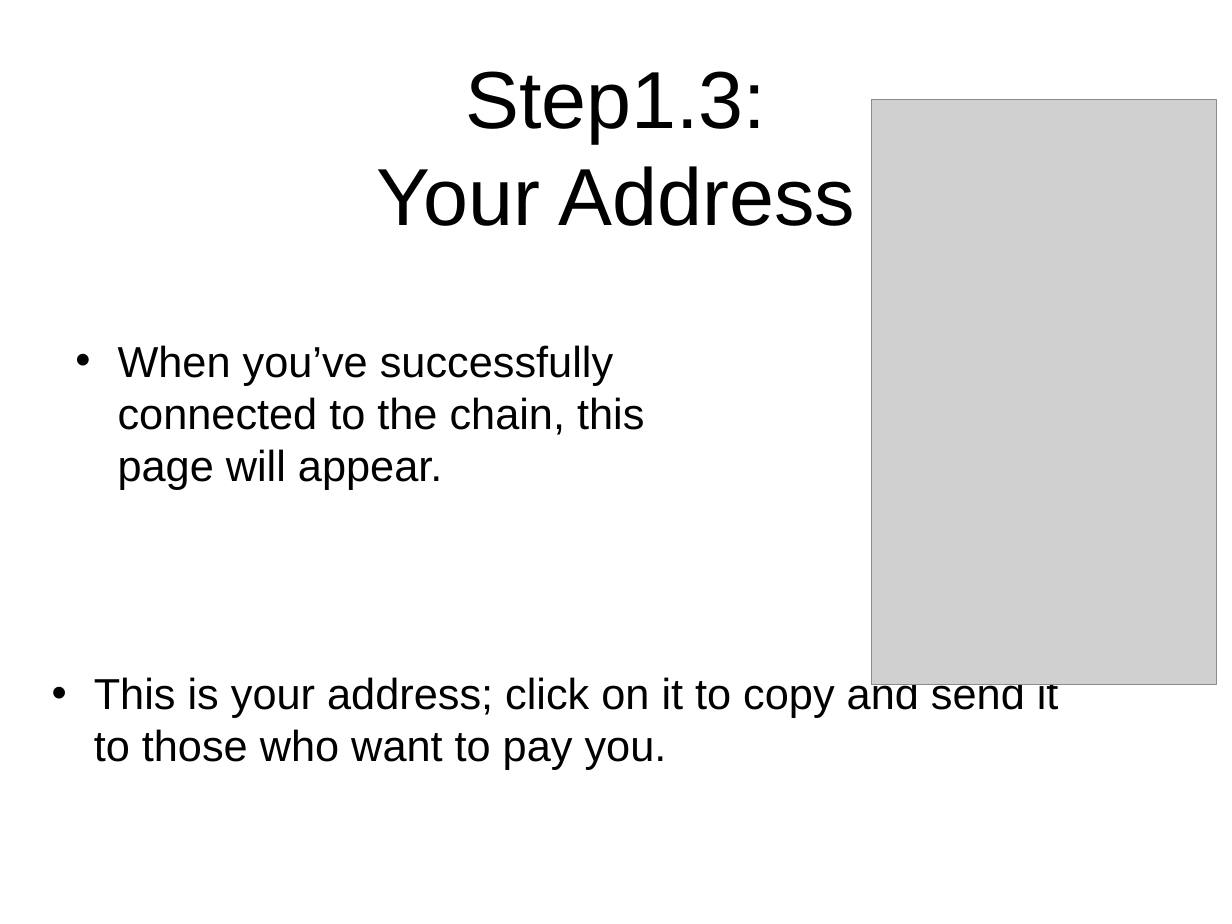
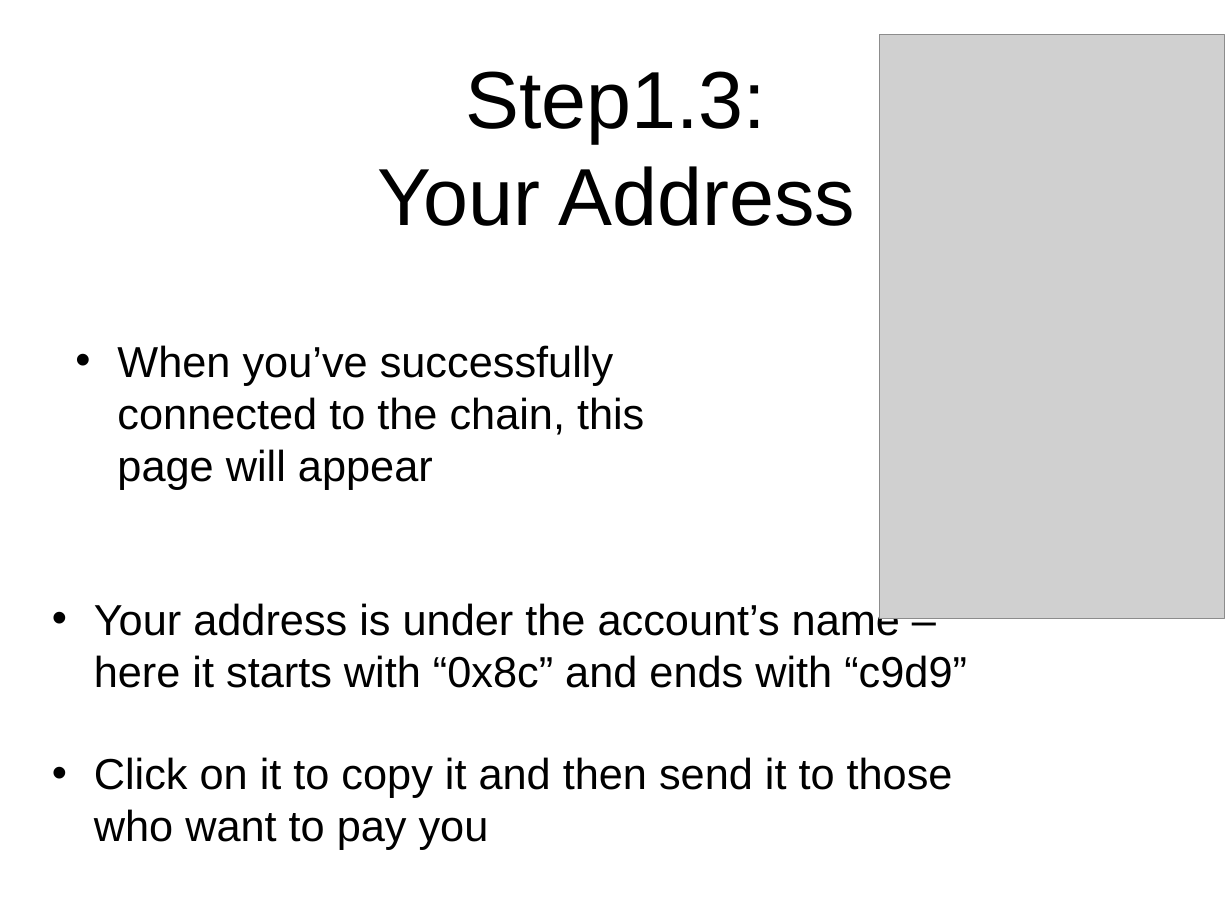
Before and after one commit to solegga/blockchaincourse, a slide deck: slide 8 of How_to_connect_to_university_of_edinburgh_private_blockchain.pptx. Drawn at 1232x924 pixels with LibreOffice and Linux fonts; fonts in the diff are those of the drawing; grey boxes stand for pictures. Boxes give left, top, right and bottom in pixels: in the first picture for what was removed or moved away, otherwise in the second. Text is boxed around its words. In the diff, an @@ line names an element or a change of style, - is before the commit and + after.

```diff
--- a/How_to_connect_to_university_of_edinburgh_private_blockchain.pptx
+++ b/How_to_connect_to_university_of_edinburgh_private_blockchain.pptx
@@ picture: place and size @@
-picture at box(872, 100, 1216, 684)
+picture at box(880, 34, 1225, 619)
@@ text at box(117, 345, 644, 489): text changed @@
-• When you’ve successfully connected to the chain, this page will appear.
+• When you’ve successfully connected to the chain, this page will appear
@@ text at box(94, 600, 967, 849): text changed @@
-• This is your address; click on it to copy and send it to those who want to pay you.
+• Your address is under the account’s name – here it starts with “0x8c” and ends with “c9d9”
+• Click on it to copy it and then send it to those who want to pay you
@@ freeform shape removed at box(1017, 683, 1232, 924) @@
```
Also in this commit, not shown: 12 other slides changed, 5 slides added, 1 other file.
